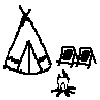
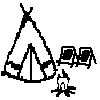
Revision of a layered 100 x 100 image; what changed, layer by layer:
painted on "图层 5" over [1, 3, 58, 83]
